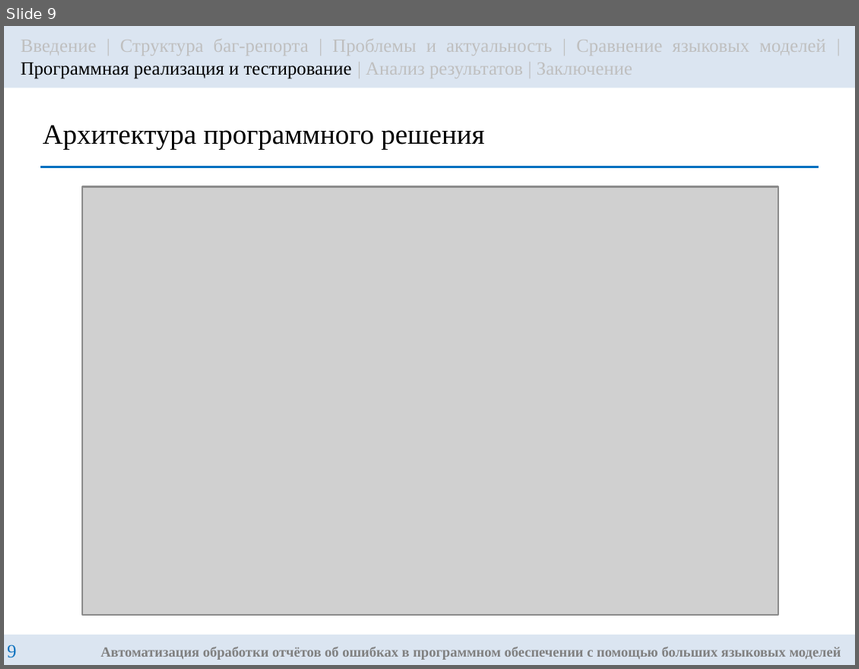
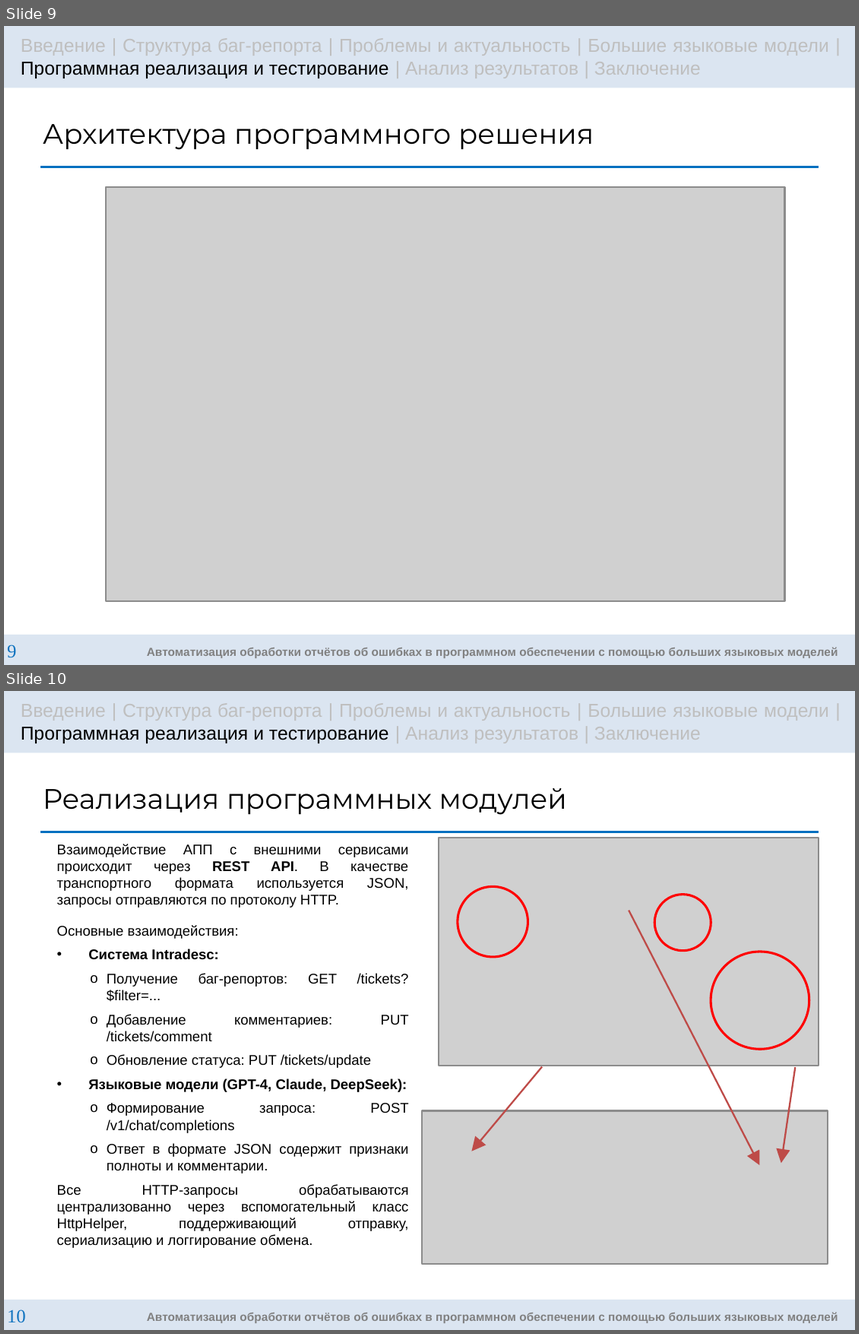
Before and after one commit to g3ntIeman/VKR_Gunko_Nikita, a slide deck: masters/ВКР/Презентация/GunkoNM_RK6-42M_Presentation.pptx. Shown one above the other, each under a label of ours: slide 9 before the commit, slides 9 and 10 after it. The pictures are 859x669 and 859x1334 pixels, drawn with LibreOffice and Linux fonts; fonts in the diff are those of the drawing; grey boxes stand for pictures. Boxes give left, top, right and bottom in pixels: in the first picture for what was removed or moved away, otherwise in the second. Text is boxed around its words. In the diff, an @@ line names an element or a change of style, - is before the commit and + after.

```diff
--- a/masters/ВКР/Презентация/GunkoNM_RK6-42M_Presentation.pptx
+++ b/masters/ВКР/Презентация/GunkoNM_RK6-42M_Presentation.pptx
@@ slide 10 added at (x1=4, y1=691, x2=855, y2=1330), background #FFFFFF @@
@@ rectangle added at (x1=4, y1=691, x2=855, y2=753), fill #4F81BD at 20% opacity, 8 pt, text #BFBFBF @@
+Введение | Структура баг-репорта | Проблемы и актуальность | Большие языковые модели | Программная реализация и тестирование | Анализ результатов | Заключение
@@ title added at (x1=43, y1=788, x2=567, y2=815), 12 pt, text #000000 @@
+Реализация программных модулей
@@ line added from (41, 833) to (819, 833), #0070C0 0.75 pt @@
@@ text added at (x1=57, y1=844, x2=409, y2=1248), 6 pt, text #000000 @@
+Взаимодействие АПП с внешними сервисами происходит через REST API. В качестве транспортного формата используется JSON, запросы отправляются по протоколу HTTP.
+Основные взаимодействия:
+• Система Intradesc:
+  o Получение баг-репортов: GET /tickets?$filter=...
+  o Добавление комментариев: PUT /tickets/comment
+  o Обновление статуса: PUT /tickets/update
+• Языковые модели (GPT-4, Claude, DeepSeek):
+  o Формирование запроса: POST /v1/chat/completions
+  o Ответ в формате JSON содержит признаки полноты и комментарии.
+Все HTTP-запросы обрабатываются централизованно через вспомогательный класс HttpHelper, поддерживающий отправку, сериализацию и логгирование обмена.
@@ picture added at (x1=439, y1=838, x2=819, y2=1066) @@
@@ ellipse added at (x1=458, y1=887, x2=529, y2=958), outline #FF0000 1 pt @@
@@ ellipse added at (x1=655, y1=894, x2=710, y2=949), outline #FF0000 1 pt @@
@@ arrow added from (629, 911) to (761, 1165), #BF4C48 0.75 pt @@
@@ ellipse added at (x1=712, y1=951, x2=810, y2=1049), outline #FF0000 1 pt @@
@@ arrow added from (543, 1068) to (472, 1152), #BF4C48 0.75 pt @@
@@ arrow added from (796, 1068) to (781, 1164), #BF4C48 0.75 pt @@
@@ picture added at (x1=423, y1=1111, x2=828, y2=1266) @@
@@ rectangle added at (x1=4, y1=1299, x2=855, y2=1330), fill #4F81BD at 20% opacity, 5 pt, text #808080, bold @@
+Автоматизация обработки отчётов об ошибках в программном обеспечении с помощью больших языковых моделей
@@ page number added at (x1=7, y1=1310, x2=25, y2=1323), 8 pt, text #0070C0 @@
+10
@@ slide 9 changed as well @@
@@ text in rectangle at (x1=21, y1=38, x2=829, y2=78): text changed; font Times New Roman to Arial @@
-Введение | Структура баг-репорта | Проблемы и актуальность | Сравнение языковых моделей | Программная реализация и тестирование | Анализ результатов | Заключение
+Введение | Структура баг-репорта | Проблемы и актуальность | Большие языковые модели | Программная реализация и тестирование | Анализ результатов | Заключение
@@ title "Архитектура программного решения" at (x1=43, y1=124, x2=594, y2=150): font Times New Roman to Montserrat @@
@@ picture resized from (x1=83, y1=186, x2=779, y2=616) to (x1=105, y1=186, x2=785, y2=601) @@
@@ rectangle "Автоматизация обработки отчётов об ошибках ..." at (x1=4, y1=634, x2=855, y2=665): size 6 to 5 pt, font Times New Roman to Arial @@
```
Also in this commit, not shown: 16 other slides changed, 4 other slides added, 1 other file.
